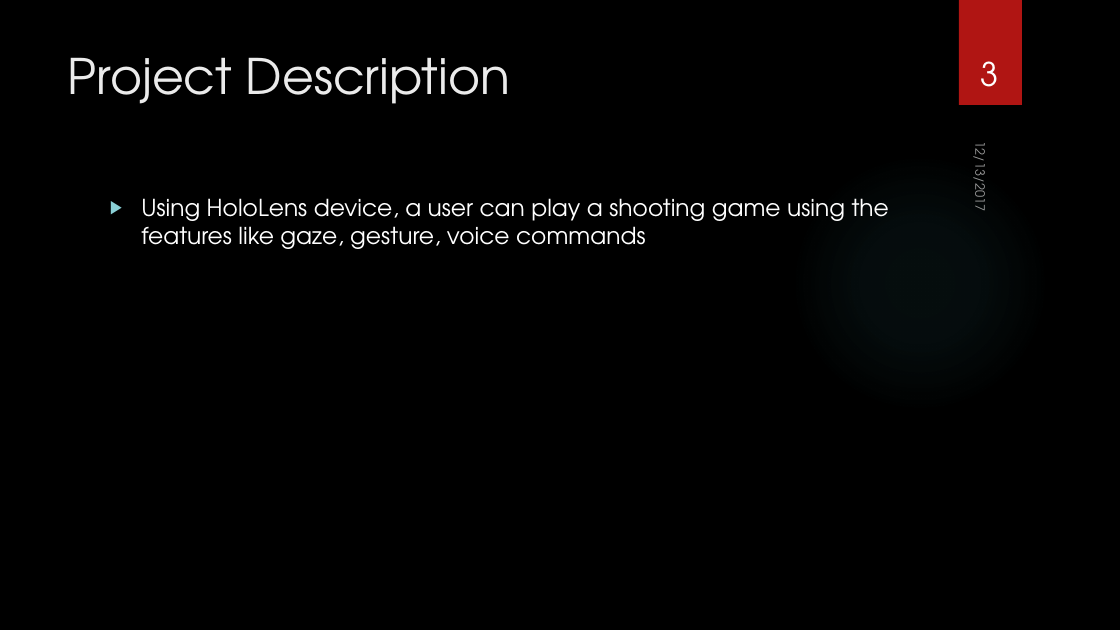
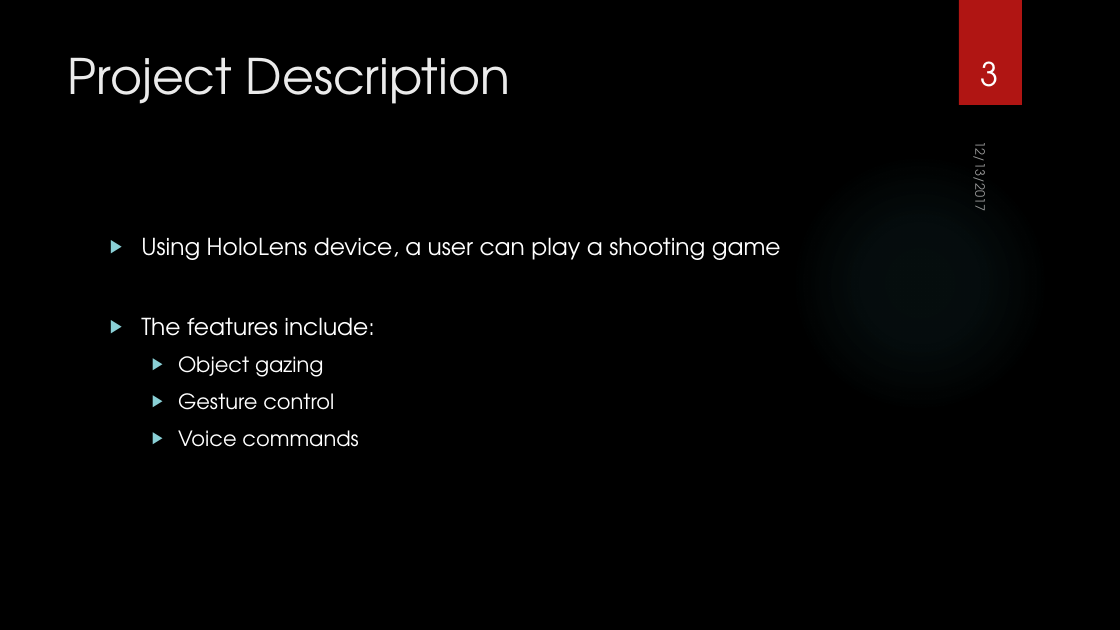
Before and after one commit to kcshettar/cg2f2017, a slide deck: slide 3 of Project/Final Presentation/Shoot The Object - Presentation.pptx. Drawn at 1120x630 pixels with LibreOffice and Linux fonts; fonts in the diff are those of the drawing; background and template pictures are left out. Boxes give left, top, right and bottom in pixels: in the first picture for what was removed or moved away, otherwise in the second. Text is boxed around its words. In the diff, an @@ line names an element or a change of style, - is before the commit and + after.

```diff
--- a/Project/Final Presentation/Shoot The Object - Presentation.pptx
+++ b/Project/Final Presentation/Shoot The Object - Presentation.pptx
@@ text at bbox=[141, 237, 781, 447]: text changed @@
-▶ Using HoloLens device, a user can play a shooting game using the features like gaze, gesture, voice commands
+▶ Using HoloLens device, a user can play a shooting game
+▶ The features include:
+  ▶ Object gazing
+  ▶ Gesture control
+  ▶ Voice commands
```
Also in this commit, not shown: 1 slide added.
